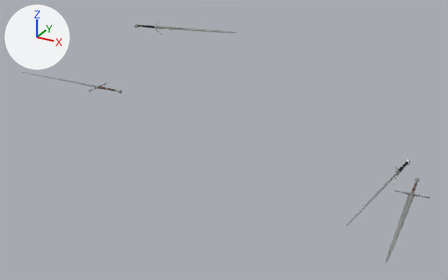
What one commit did to the glTF model res/models/HPF_Swords.glb.
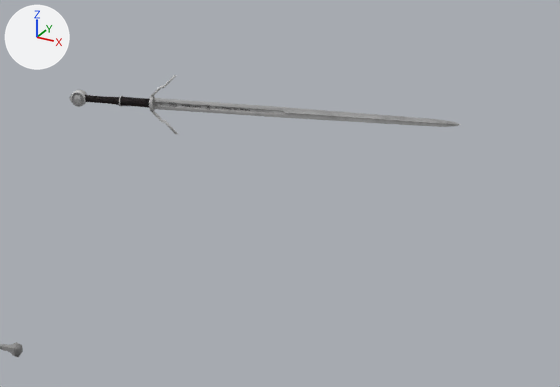
The first picture shows the older version from a 50 mm lens placed at (4.29, -4.03, 2.49), pointed at (1.86, 0.4, 0.27). The close-ups show the older and then the newer version on the part from 26% to 59% of the width and 0% to 36% of the height of that picture. Only the edits that show in the close-ups are written down. The lights are fixed; the arrows at upper left show +X, +Y and +Z. Vertices at exactly the same position are counted once.

The first close-up shows 'HPF_Swords'.
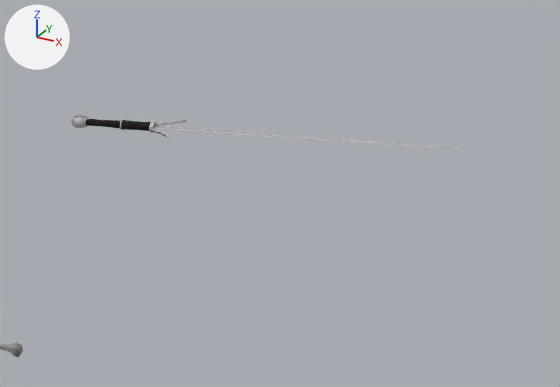
The change, as a diff of the scene's bpy script:
```diff
--- a/res/models/HPF_Swords.glb.py
+++ b/res/models/HPF_Swords.glb.py
@@ me_mesh_0 @@
 # used by ob_hpf_swords; location = (0.0, 0.0, 0.0)
-me_mesh_0.from_pydata(...)  # 6796 vertices, 11996 faces; spans x -0.07..3.71, y -0.91..1.97, z 0.24..0.92
+me_mesh_0.from_pydata(...)  # 6796 vertices, 11996 faces; spans x -0.07..3.71, y -0.91..1.97, z 0.24..0.78
+# me_mesh_0 part 1: the loose piece of 93 vertices spanning x 0.27..1.15, y 1.69..1.97, z 0.81..0.85 is multiplied about its middle by the matrix ((0.91, 0.265, -0.318), (0.305, 0.089, 0.948), (0.28, -0.96, 0.0)), then moved by (0.0, 0.0, -0.07)
+# me_mesh_0 part 2: the loose piece of 288 vertices spanning x 0.07..0.27, y 1.62..1.7, z 0.82..0.85 is multiplied about its middle by the matrix ((0.91, 0.265, -0.318), (0.305, 0.089, 0.948), (0.28, -0.96, 0.0)), then moved by (0.0, 0.0, -0.07)
+# me_mesh_0 part 3: the loose piece of 126 vertices spanning x 0.03..0.08, y 1.6..1.64, z 0.82..0.86 is multiplied about its middle by the matrix ((0.91, 0.265, -0.318), (0.305, 0.089, 0.948), (0.28, -0.96, 0.0)), then moved by (0.0, 0.0, -0.07)
+# me_mesh_0 part 4: the loose piece of 68 vertices spanning x 0.26..0.35, y 1.67..1.72, z 0.74..0.92 is multiplied about its middle by the matrix ((0.91, 0.265, -0.318), (0.305, 0.089, 0.948), (0.28, -0.96, 0.0)), then moved by (0.0, 0.0, -0.06)
+# me_mesh_0 part 5: the loose piece of 320 vertices spanning x 0.04..0.07, y 1.61, z 0.82..0.86 is multiplied about its middle by the matrix ((0.91, 0.265, -0.318), (0.305, 0.089, 0.948), (0.28, -0.96, 0.0)), then moved by (0.0, 0.01, -0.06)
+# other edits to the shape of me_mesh_0 do not show in these pictures
 me_mesh_0.materials.append(mat_wsteelswordhandle)
```

Where the change shows, as pixel boxes [x1, y1, x2, y2] in the close-ups (560 x 387 px; the box of a moved part takes in the faces that stretch with it):
'HPF_Swords', reshaped: before [0, 75, 461, 357]; after [0, 115, 461, 357]
part 1 of me_mesh_0, moved or reshaped: before [153, 98, 461, 127]; after [153, 125, 375, 144]
part 2 of me_mesh_0, moved or reshaped: before [85, 95, 149, 108]; after [86, 119, 151, 131]
part 3 of me_mesh_0, moved or reshaped: before [69, 90, 87, 107]; after [71, 115, 88, 128]
part 4 of me_mesh_0, moved or reshaped: before [149, 75, 178, 134]; after [149, 120, 186, 137]
part 5 of me_mesh_0, moved or reshaped: before [74, 94, 81, 104]; after [76, 116, 84, 119]
